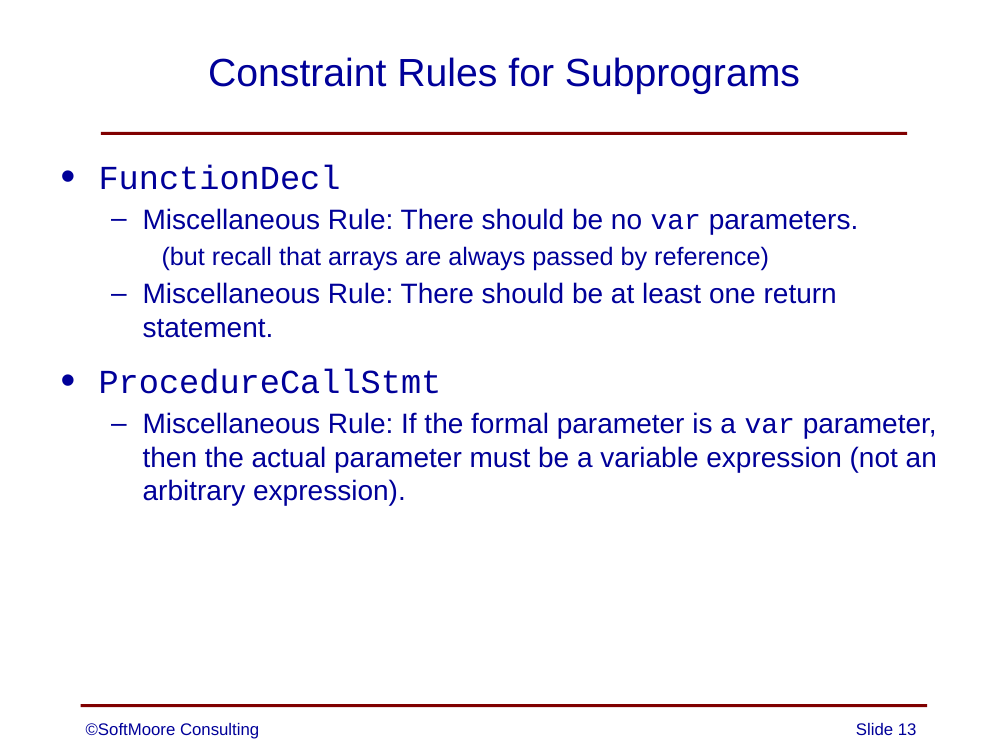
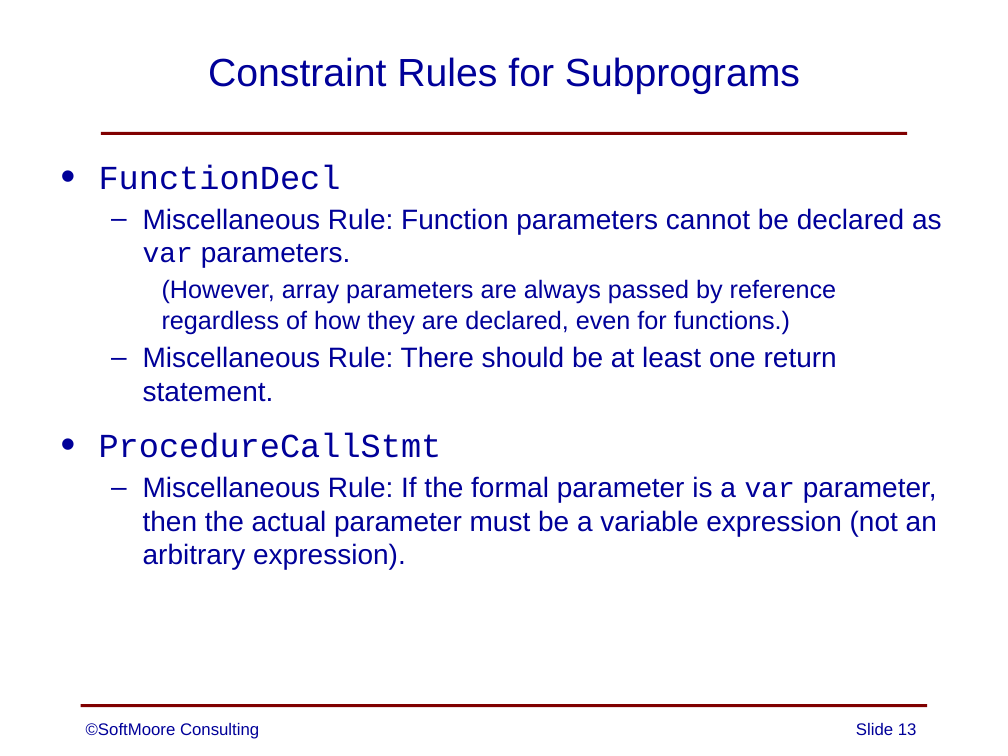
Before and after one commit to SoftMoore/CPRL-Java-3rd, a slide deck: slide 13 of PowerPoints/13 - Subprograms.pptx. Drawn at 1008x756 pixels with LibreOffice and Linux fonts; fonts in the diff are those of the drawing. Boxes give left, top, right and bottom in pixels: in the first picture for what was removed or moved away, otherwise in the second. Text is boxed around its words. In the diff, an @@ line names an element or a change of style, - is before the commit and + after.

```diff
--- a/PowerPoints/13 - Subprograms.pptx
+++ b/PowerPoints/13 - Subprograms.pptx
@@ text at [143, 208, 942, 334]: text changed; size 20 to 18 pt @@
-  – Miscellaneous Rule: There should be no var parameters.
-    (but recall that arrays are always passed by reference)
+  – Miscellaneous Rule: Function parameters cannot be declared as var parameters.
+    (However, array parameters are always passed by reference regardless of how they are declared, even for functions.)
```
Also in this commit, not shown: 1 other slide changed, 2 other files.
